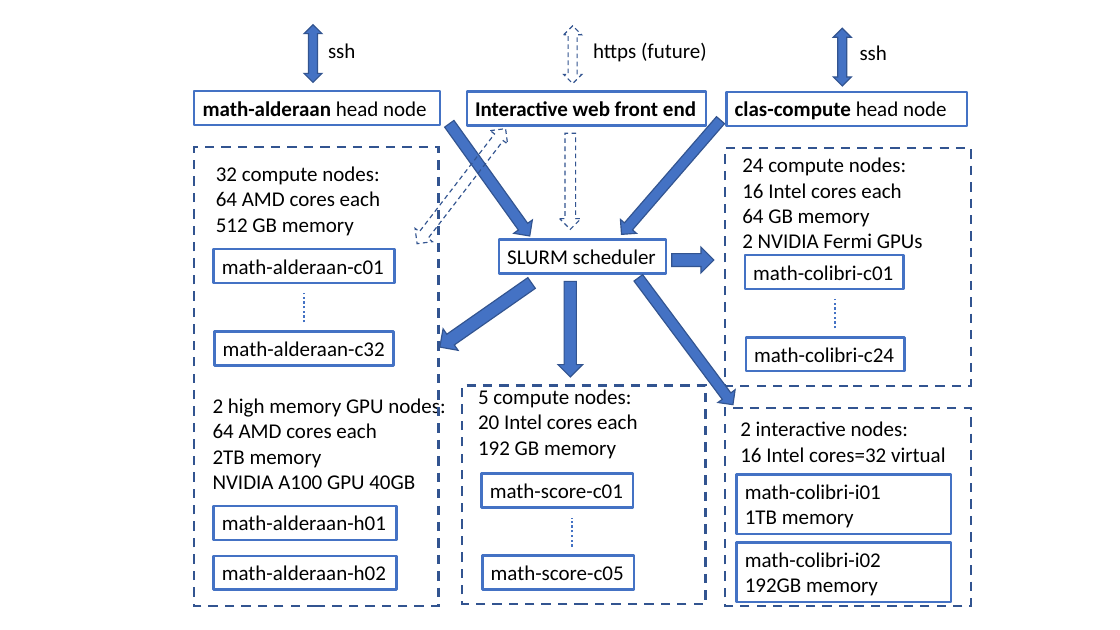
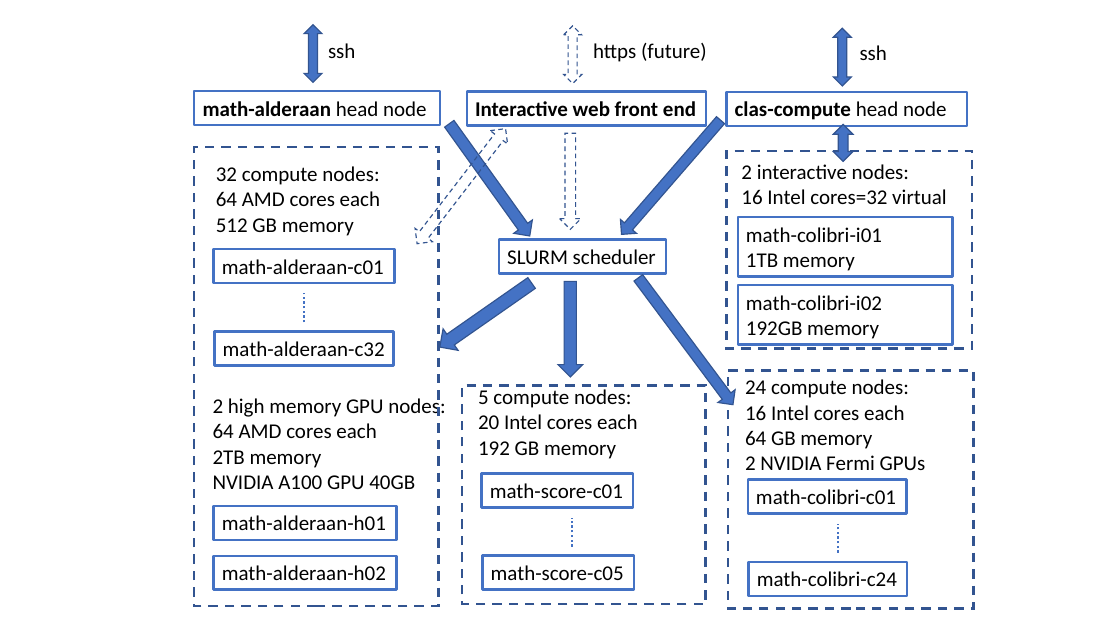
Before and after one commit to ccmucdenver/ccm-docs, a slide deck: slide 1 of resources/img.pptx. Drawn at 1120x630 pixels with LibreOffice and Linux fonts; fonts in the diff are those of the drawing. Boxes give left, top, right and bottom in pixels: in the first picture for what was removed or moved away, otherwise in the second. Text is boxed around its words. In the diff, an @@ line names an element or a change of style, - is before the commit and + after.

Commit message:
pptx

```diff
--- a/resources/img.pptx
+++ b/resources/img.pptx
@@ up down arrow added at [833, 124, 853, 161], fill #4472C4, outline #325491 1 pt @@
@@ 2 rectangles, 1 text: place and size @@
-2 rectangles, 1 text at [725, 408, 971, 606]
+2 rectangles, 1 text at [727, 151, 973, 349]
@@ down arrow removed at [672, 247, 714, 273] @@
@@ rectangle "math-colibri-i02": place and size @@
-rectangle "math-colibri-i02" at [737, 543, 952, 602]
+rectangle "math-colibri-i02" at [738, 285, 953, 344]
@@ text "24 compute nodes:" rewrapped from [742, 157, 923, 255] to [745, 379, 926, 470] @@
@@ 3 rectangles, 1 line: place and size @@
-3 rectangles, 1 line at [725, 148, 971, 386]
+3 rectangles, 1 line at [728, 371, 974, 609]
```
